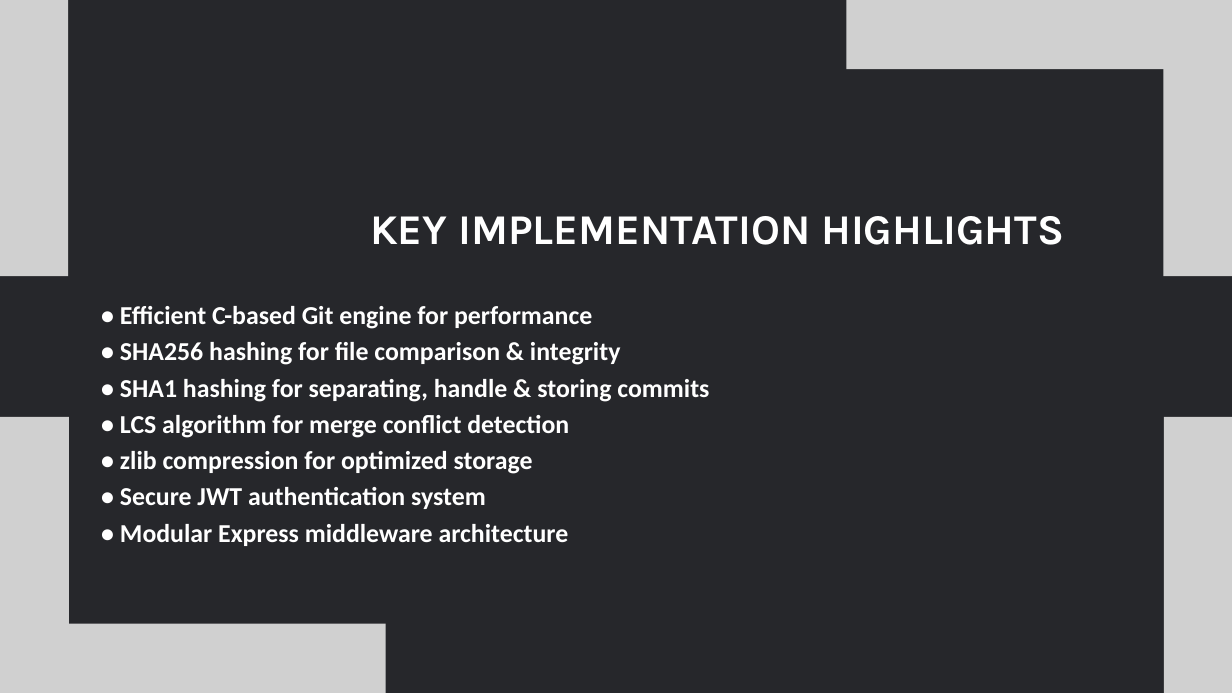
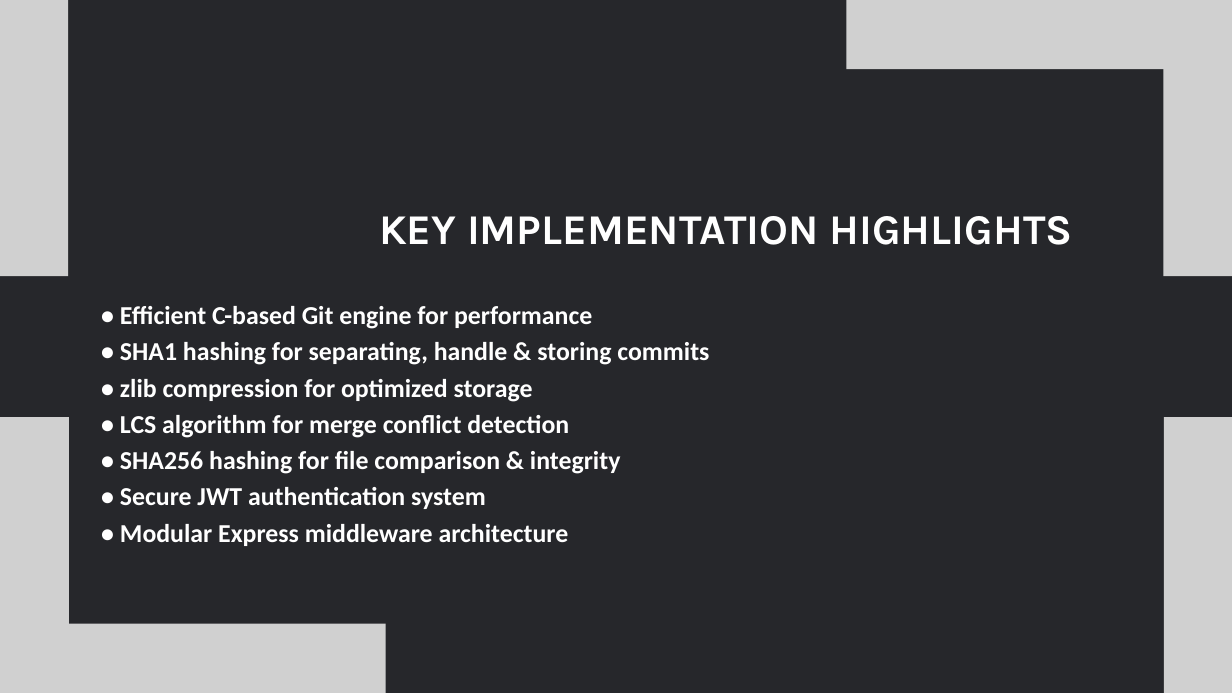
Before and after one commit to ElementaleLord/Chizel, a slide deck: slide 8 of docs/FYP Presentation.pptx. Drawn at 1232x693 pixels with LibreOffice and Linux fonts; fonts in the diff are those of the drawing; grey boxes stand for pictures. Boxes give left, top, right and bottom in pixels: in the first picture for what was removed or moved away, otherwise in the second. Text is boxed around its words. In the diff, an @@ line names an element or a change of style, - is before the commit and + after.

```diff
--- a/docs/FYP Presentation.pptx
+++ b/docs/FYP Presentation.pptx
@@ text "KEY IMPLEMENTATION HIGHLIGHTS" at (379, 216, 1073, 245): size 49.6 to 49.5 pt @@
@@ text at (120, 342, 709, 438): paragraphs added @@
+• SHA1 hashing for separating, handle & storing commits
+• zlib compression for optimized storage
+• LCS algorithm for merge conflict detection
@@ text at (120, 379, 709, 474): paragraphs removed @@
-• SHA1 hashing for separating, handle & storing commits
-• LCS algorithm for merge conflict detection
-• zlib compression for optimized storage
```
Also in this commit, not shown: 10 other slides changed, 2 other files.
